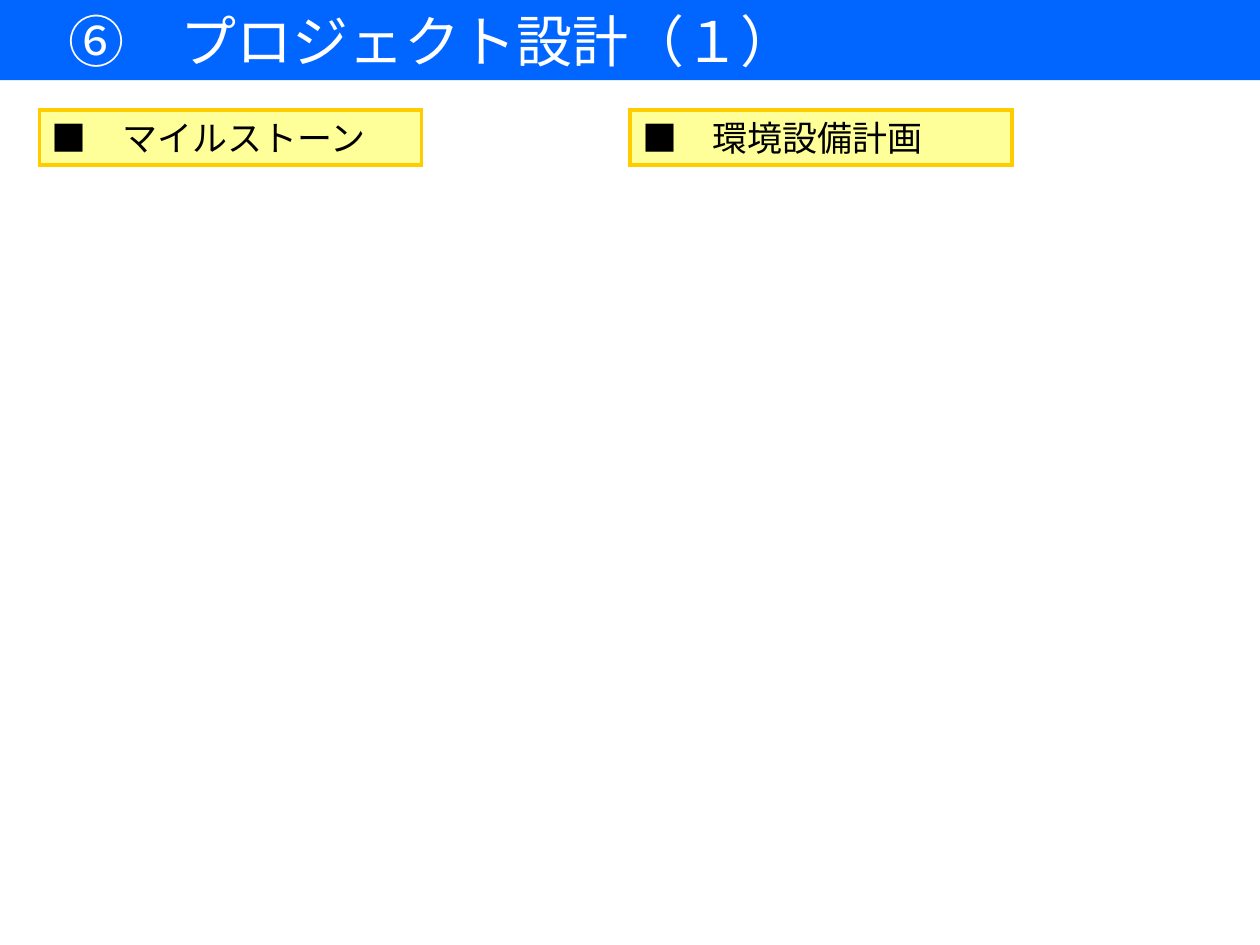
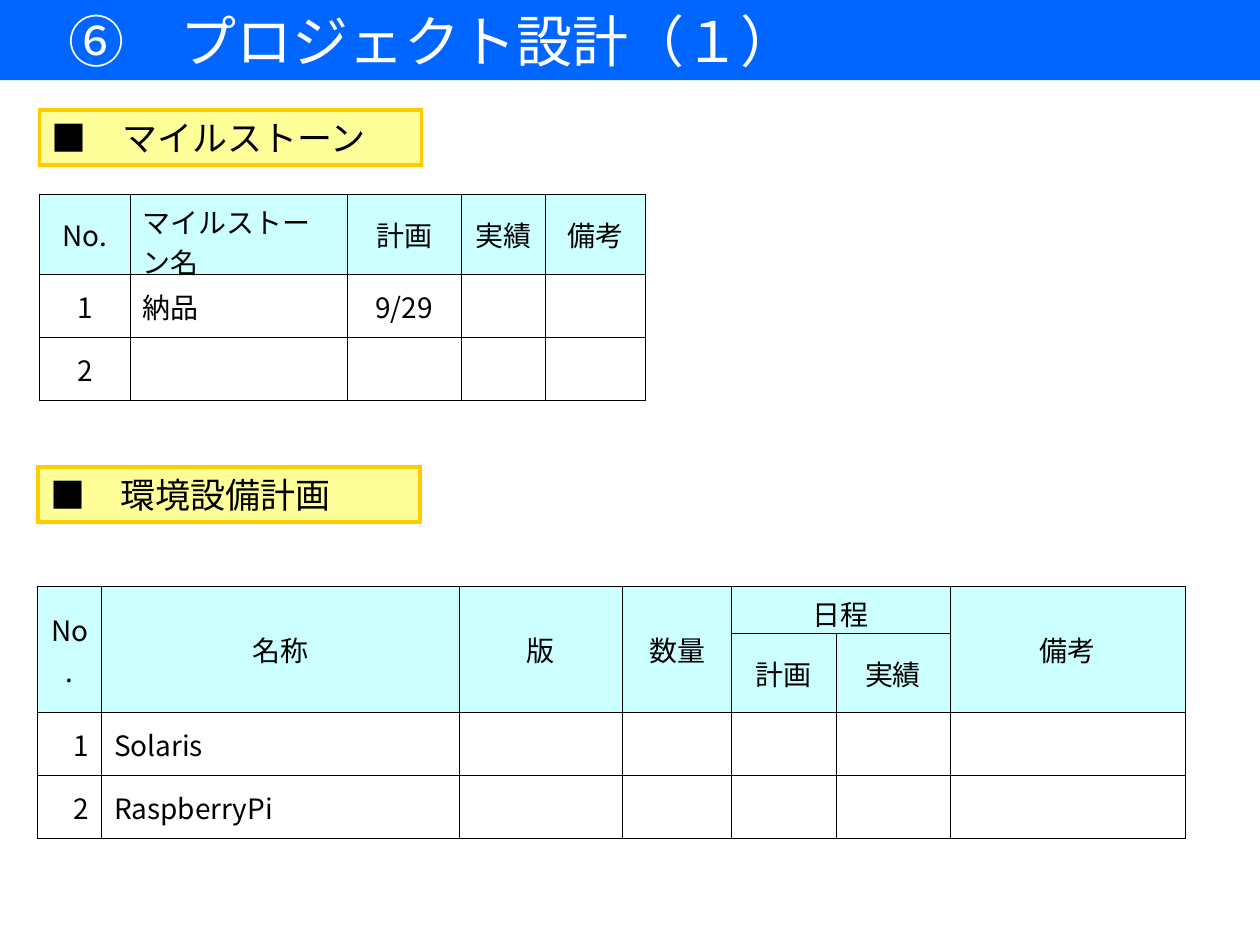
Before and after one commit to 7057547/RemoteMonitoringSystem, a slide deck: slide 14 of DOC/05作成資料/00開発計画書/【遠隔監視システム開発】開発計画書.ppt. Drawn at 1260x945 pixels with LibreOffice and Linux fonts; fonts in the diff are those of the drawing. Boxes give left, top, right and bottom in pixels: in the first picture for what was removed or moved away, otherwise in the second. Text is boxed around its words. In the diff, an @@ line names an element or a change of style, - is before the commit and + after.

```diff
--- a/DOC/05作成資料/00開発計画書/【遠隔監視システム開発】開発計画書.ppt
+++ b/DOC/05作成資料/00開発計画書/【遠隔監視システム開発】開発計画書.ppt
@@ table added at (39, 195, 645, 385), 3 rows, 5 columns @@
+No. | マイルストーン名 | 計画 | 実績 | 備考
+1 | 納品 | 9/29 |  | 
+2 |  |  |  | 
@@ rounded rectangle "■ 環境設備計画": place and size @@
-rounded rectangle "■ 環境設備計画" at (630, 111, 1012, 165)
+rounded rectangle "■ 環境設備計画" at (38, 467, 420, 522)
@@ table added at (38, 587, 1187, 830), 4 rows, 7 columns @@
+No. | 名称 | 版 | 数量 | 日程 |  | 備考
+ |  |  |  | 計画 | 実績 | 
+1 | Solaris |  |  |  |  | 
+2 | RaspberryPi |  |  |  |  | 
```
Also in this commit, not shown: 7 other slides changed, 1 slide removed.
